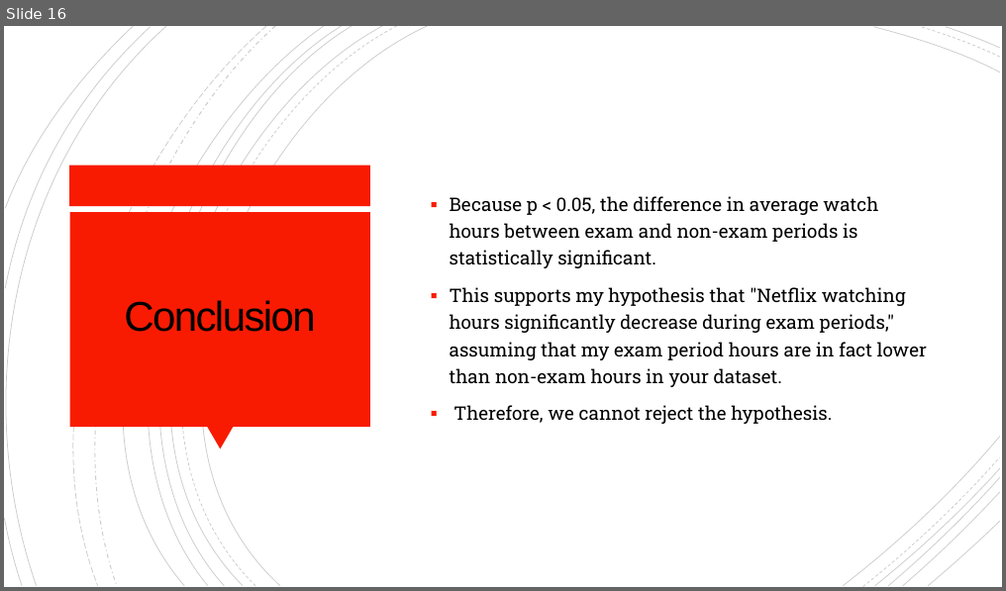
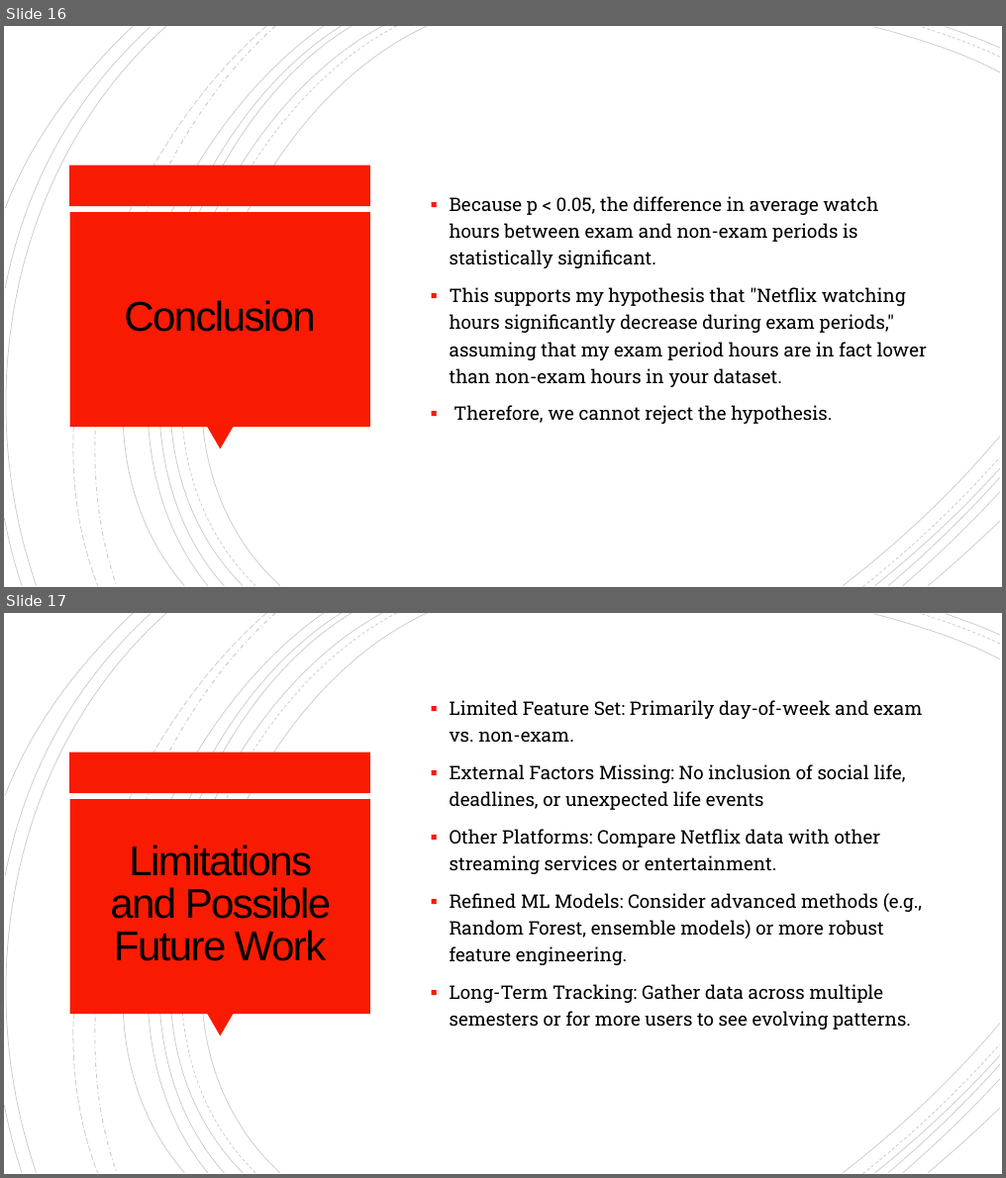
Before and after one commit to SertacSari/DSA210-project_Netflix-Watching-Habits-Analysis, a slide deck: Presentation.pptx. Shown one above the other, each under a label of ours: slide 16 before the commit, slides 16 and 17 after it. The pictures are 1006x591 and 1006x1178 pixels, drawn with LibreOffice and Linux fonts; fonts in the diff are those of the drawing. Boxes give left, top, right and bottom in pixels: in the first picture for what was removed or moved away, otherwise in the second. Text is boxed around its words. In the diff, an @@ line names an element or a change of style, - is before the commit and + after.

Commit message:
Updated Powerpoint

```diff
--- a/Presentation.pptx
+++ b/Presentation.pptx
@@ slide 17 added at box(4, 613, 1002, 1174), background #FFFFFF; not listed: 24 template elements that a slide beside it also shows @@
@@ text added at box(450, 700, 923, 1030), 18 pt, text #000000 @@
+▪ Limited Feature Set: Primarily day-of-week and exam vs. non-exam.
+▪ External Factors Missing: No inclusion of social life, deadlines, or unexpected life events
+▪ Other Platforms: Compare Netflix data with other streaming services or entertainment.
+▪ Refined ML Models: Consider advanced methods (e.g., Random Forest, ensemble models) or more robust feature engineering.
+▪ Long-Term Tracking: Gather data across multiple semesters or for more users to see evolving patterns.
@@ title added at box(110, 845, 332, 961), 40 pt, text #000000 @@
+Limitations and Possible Future Work
```
